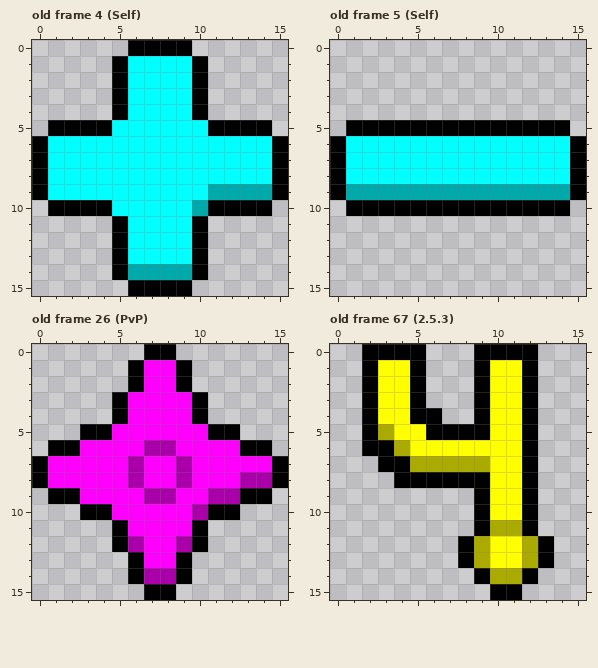
Pixel-art file: ase/PU.ase. That is the earlier state.
16x16 pixels, 86 frames. Shown: old frame 4 (Self), old frame 5 (Self), old frame 26 (PvP), old frame 67 (2.5.3). The commit also changed other frames, which this record leaves out.
And afterwards:
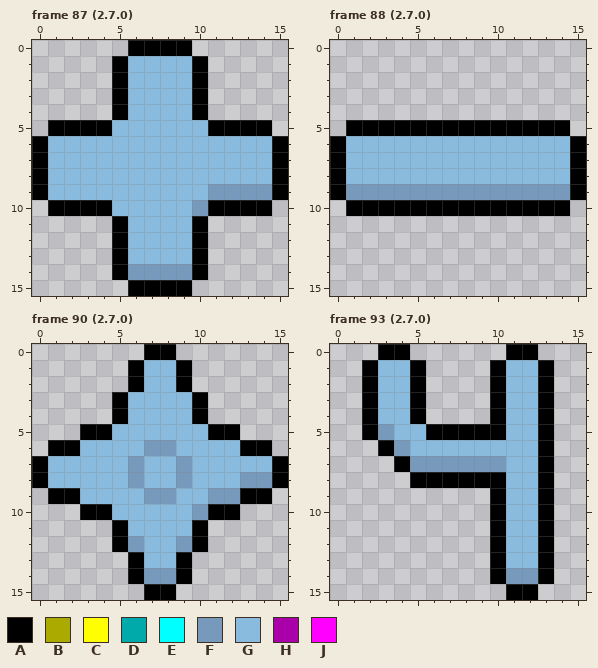
Palette (. is transparent): A #000000  B #aaaa00  C #ffff00  D #00aaaa  E #00ffff  F #7799bb  G #88bbdd  H #aa00aa  J #ff00ff
A new or re-ordered frame is compared with the old frame closest to it.
The exact change:
frames 86 -> 111
Changed rows in their new state; - is an unchanged pixel.
Frame 87 (2.7.0) is new; against old frame 4 (Self), layer "PU":
first column x 1:
 1 -----GGGG-----
 2 -----GGGG-----
 3 -----GGGG-----
 4 -----GGGG-----
 5 ----GGGGGG----
 6 GGGGGGGGGGGGGG
 7 GGGGGGGGGGGGGG
 8 GGGGGGGGGGGGGG
 9 GGGGGGGGGGFFFF
10 ----GGGGGF----
11 -----GGGG-----
12 -----GGGG-----
13 -----GGGG-----
14 -----FFFF-----
Frame 88 (2.7.0) is new; against old frame 5 (Self), layer "PU":
first column x 1:
 6 GGGGGGGGGGGGGG
 7 GGGGGGGGGGGGGG
 8 GGGGGGGGGGGGGG
 9 FFFFFFFFFFFFFF
Frame 90 (2.7.0) is new; against old frame 26 (PvP), layer "PU":
first column x 1:
 1 ------GG------
 2 ------GG------
 3 -----GGGG-----
 4 -----GGGG-----
 5 ----GGGGGG----
 6 --GGGGFFGGGG--
 7 GGGGGFGGFGGGGG
 8 GGGGGFGGFGGGFF
 9 --GGGGFFGGFF--
10 ----GGGGGF----
11 -----GGGG-----
12 -----FGGF-----
13 ------GG------
14 ------FF------
Frame 93 (2.7.0) is new; against old frame 67 (2.5.3), layer "PU":
first column x 2:
 0 .--.---..---
 1 -GG----.AGGA
 2 -GG----.AGGA
 3 -GG----.AGGA
 4 -GG-.--.AGGA
 5 -FGG----AGGA
 6 .-FGGGGGGGGA
 7 -.-FFFFFFGGA
 8 --.-----AGGA
 9 -------.AGGA
10 -------.AGGA
11 -------.AGGA
12 ------..AGG-
13 ------..AGG-
14 -------.AFFA
15 --------.-A-
